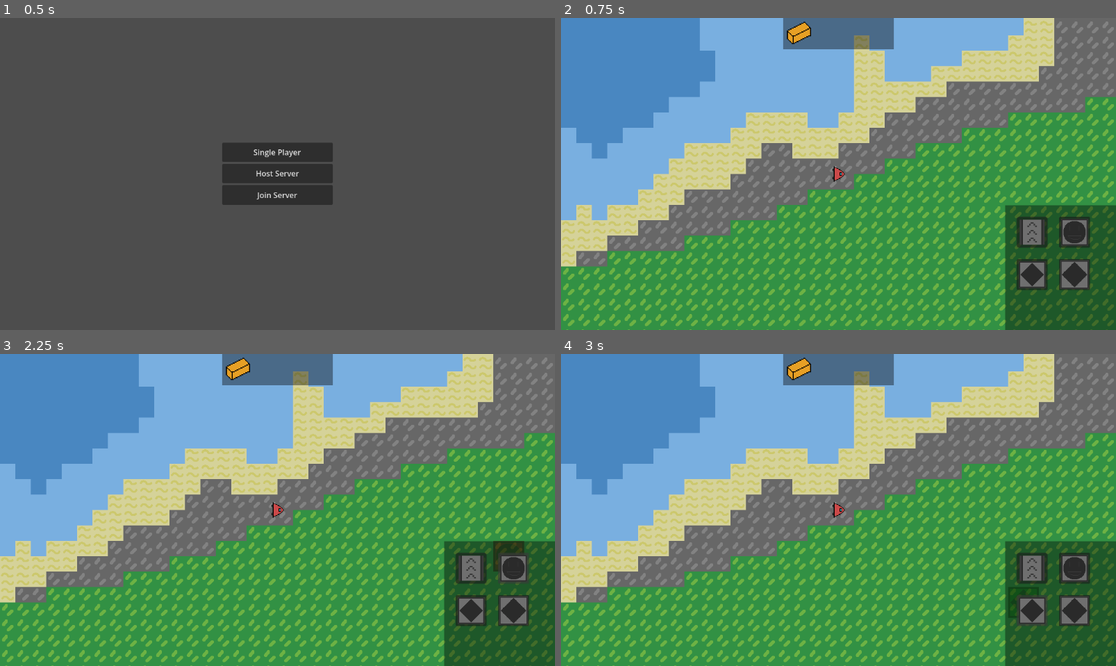
Above: before the commit, frames 1-4 (two rows, left to right).
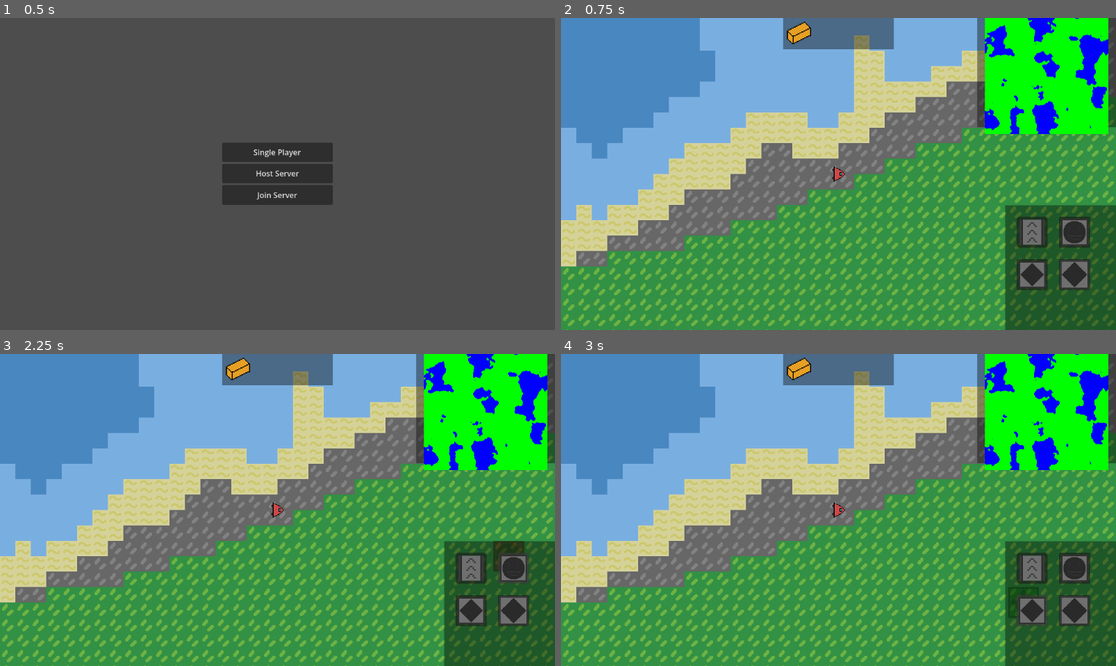
Above: after the commit, the same moments.

Repository: pp1522/Dusty-Mine
Game: Godot game, scene res://Scenes/menu.tscn
The game is run twice, just before and just after one commit, with the same random seed, the same clock (stepped at 60 frames per second) and the same inputs.
Inputs (mouse positions are in pixels of both pictures, inside the frame that each line leads up to):
- Up to frame 1 (0.5 s): no input
- Up to frame 2 (0.75 s): click "Host Server" at 0.5 s
- Up to frame 3 (2.25 s): click (471, 569) at 1.25 s; click (516, 569) at 2 s
- Up to frame 4 (3 s): click (1032, 609) at 2.75 s

Frame 1 is identical in both runs. In frame 2, 9.2% of the frame differs, in the area x 74-100%, y 0-38%; in frame 3, 9.2%; in frame 4, 9.2%.

Commit message:
Base Minimap

Diff:
--- a/Object/gui.tscn
+++ b/Object/gui.tscn
@@ -10,6 +10,7 @@
 [ext_resource type="Texture2D" uid="uid://chk0h05gkqcq" path="res://Assets/items/copper_ingot.png" id="6_mdw2k"]
 [ext_resource type="Texture2D" uid="uid://by34c5a65stnj" path="res://Assets/building/vault.png" id="7_p3hxs"]
 [ext_resource type="Script" uid="uid://2y2rfvvrddfp" path="res://Scripts/resource_type.gd" id="7_xsjf8"]
+[ext_resource type="Script" uid="uid://0pkwohdikd7m" path="res://Scripts/mini_map.gd" id="11_p3hxs"]
 
 [sub_resource type="Resource" id="Resource_yfyb4"]
 script = ExtResource("2_yfyb4")
@@ -61,7 +62,6 @@
 anchor_bottom = 1.0
 script = ExtResource("2_xsjf8")
 button = Array[ExtResource("2_yfyb4")]([SubResource("Resource_yfyb4"), SubResource("Resource_ttf4w"), SubResource("Resource_0wwjd"), SubResource("Resource_qfdjt")])
-button_grid = Vector2i(2, 4)
 button_size = null
 button_scale = null
 button_offset = null
@@ -93,4 +93,33 @@
 grow_vertical = 2
 color = Color(0, 0, 0, 0.39215687)
 
+[node name="MiniMap" type="Control" parent="." unique_id=1318208265]
+layout_mode = 1
+anchor_left = 0.75
+anchor_right = 1.0
+anchor_bottom = 0.35
+grow_horizontal = 0
+script = ExtResource("11_p3hxs")
+
+[node name="ColorRect" type="ColorRect" parent="MiniMap" unique_id=719569765]
+layout_mode = 1
+anchors_preset = 15
+anchor_right = 1.0
+anchor_bottom = 1.0
+grow_horizontal = 2
+grow_vertical = 2
+color = Color(0, 0, 0, 0.39215687)
+
+[node name="Map" type="TextureRect" parent="MiniMap" unique_id=1681244200]
+layout_mode = 1
+anchors_preset = -1
+anchor_right = 1.0
+anchor_bottom = 1.0
+offset_left = 16.0
+offset_top = 16.0
+offset_right = -16.0
+offset_bottom = -16.0
+grow_horizontal = 2
+grow_vertical = 2
+
 [connection signal="select" from="Building" to="." method="_on_building_select"]
--- a/Scenes/main.tscn
+++ b/Scenes/main.tscn
@@ -89,7 +89,8 @@
 
 [node name="CanvasLayer" type="CanvasLayer" parent="." unique_id=17001104]
 
-[node name="Gui" parent="CanvasLayer" unique_id=2009881913 instance=ExtResource("7_6bp64")]
+[node name="Gui" parent="CanvasLayer" unique_id=2009881913 node_paths=PackedStringArray("terrain_gen") instance=ExtResource("7_6bp64")]
+terrain_gen = NodePath("../../Tiles")
 
 [node name="PlayerSpawner" type="MultiplayerSpawner" parent="." unique_id=2090650060]
 _spawnable_scenes = PackedStringArray("uid://bukrqhgu4cdkb")
--- a/Scripts/gui.gd
+++ b/Scripts/gui.gd
@@ -3,6 +3,13 @@
 
 signal building_select(building)
 
+@export var terrain_gen: TerrainGen
+
+@onready var minimap: MiniMap = $MiniMap
+
+func _ready() -> void:
+	minimap.terrain_gen = terrain_gen
+	minimap.gen_minimap()
 
 func _on_building_select(building: Variant) -> void:
 	building_select.emit(building)
--- /dev/null
+++ b/Scripts/mini_map.gd
@@ -0,0 +1,34 @@
+class_name MiniMap
+extends Control
+
+
+@onready var map: TextureRect = $Map
+
+var terrain_gen: TerrainGen
+
+func gen_minimap():
+	map.texture = gen_minimap_texture(Vector2i(256, 256))
+
+func gen_minimap_texture(map_size: Vector2i) -> ImageTexture:
+	var image = Image.create(map_size.x, map_size.y, false, Image.FORMAT_RGBA8)
+
+	for x in range(map_size.x):
+		for y in range(map_size.y):
+			var noise_value = terrain_gen.height_noise.get_noise_2d(x, y)
+			noise_value = (noise_value + 1) / 2
+
+			var color = Color.BLACK
+
+			for terrain in terrain_gen.terrain_types:
+				if terrain and noise_value < terrain.threshold:
+					if terrain.is_liquid:
+						color = Color.BLUE
+					elif terrain.is_mineable:
+						color = Color.YELLOW
+					else:
+						color = Color.GREEN
+					break
+
+			image.set_pixel(x, y, color)
+
+	return ImageTexture.create_from_image(image)
Not shown, added: Scripts/mini_map.gd.uid
